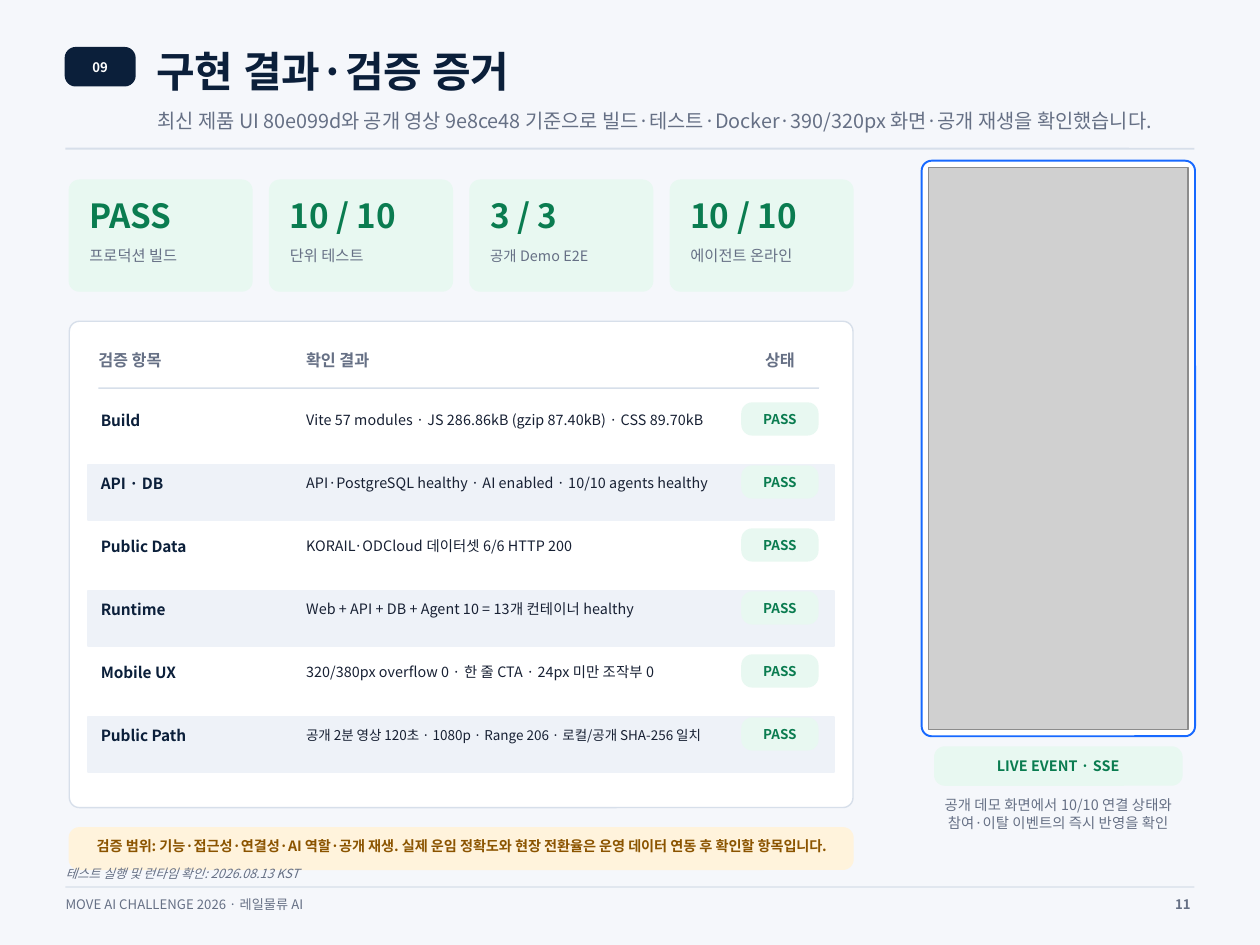
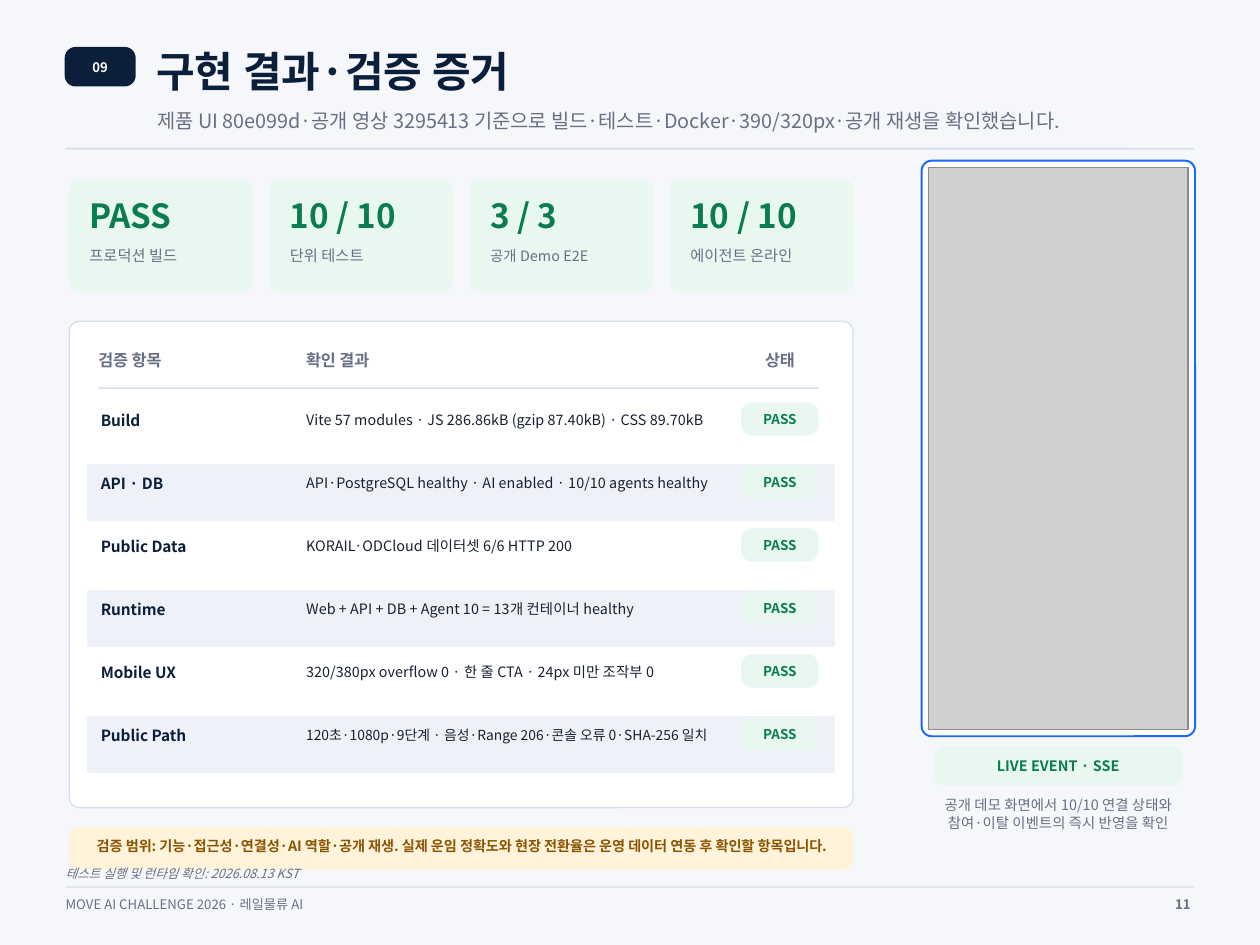
Before and after one commit to tory-win/Galaxy_Express_99, a slide deck: slide 11 of 한국철도공사_은하철도99_결과보고서.pptx. Drawn at 1260x945 pixels with LibreOffice and Linux fonts; fonts in the diff are those of the drawing; grey boxes stand for pictures. Boxes give left, top, right and bottom in pixels: in the first picture for what was removed or moved away, otherwise in the second. Text is boxed around its words. In the diff, an @@ line names an element or a change of style, - is before the commit and + after.

```diff
--- a/한국철도공사_은하철도99_결과보고서.pptx
+++ b/한국철도공사_은하철도99_결과보고서.pptx
@@ text at (x1=158, y1=111, x2=1059, y2=133): text changed @@
-최신 제품 UI 80e099d와 공개 영상 9e8ce48 기준으로 빌드·테스트·Docker·390/320px 화면·공개 재생을 확인했습니다.
+제품 UI 80e099d·공개 영상 3295413 기준으로 빌드·테스트·Docker·390/320px·공개 재생을 확인했습니다.
@@ text at (x1=306, y1=728, x2=707, y2=744): text changed; size 7.7 to 7.9 pt @@
-공개 2분 영상 120초 · 1080p · Range 206 · 로컬/공개 SHA-256 일치
+120초·1080p·9단계 · 음성·Range 206·콘솔 오류 0·SHA-256 일치
```
Also in this commit, not shown: 1 other slide changed, 1 other file.
